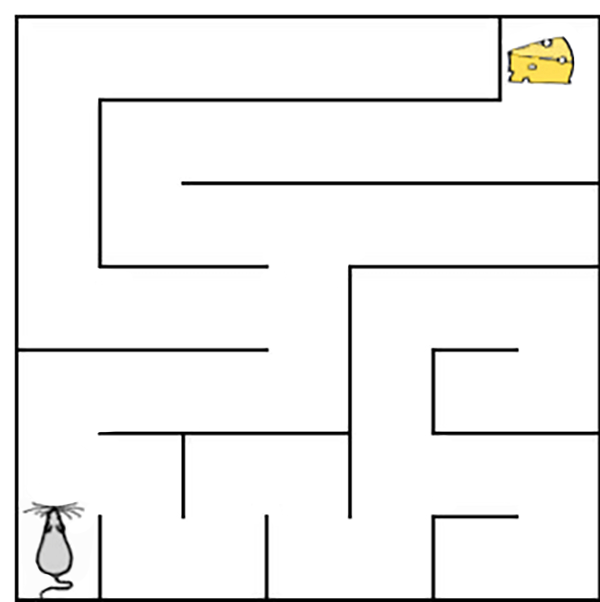
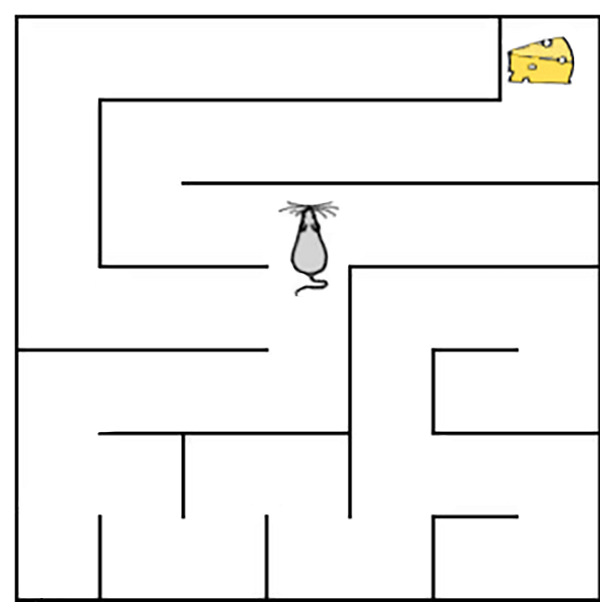
Comparing the layer stacks of the two 600 × 602 images. Changes:
added layer "whi" above "rat14" over [left=21, top=490, right=95, bottom=598]
added layer "rat7" above "rat6" over [left=277, top=199, right=340, bottom=297]
painted on "Layer 1" over [left=21, top=496, right=89, bottom=598]
